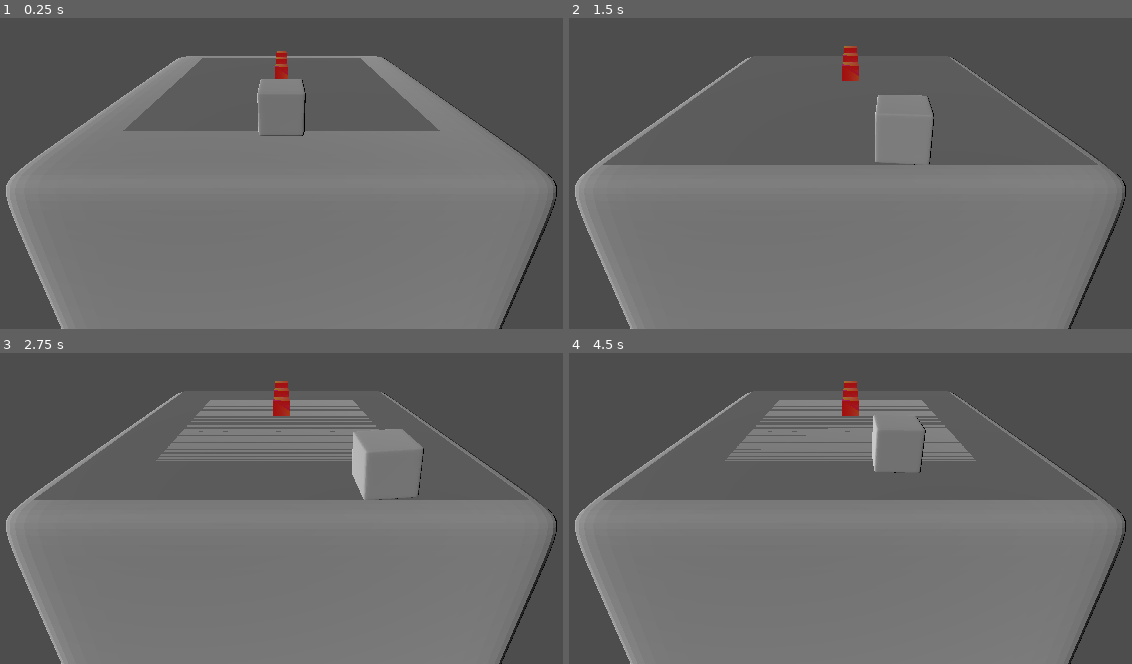
Above: before the commit, frames 1-4 (two rows, left to right).
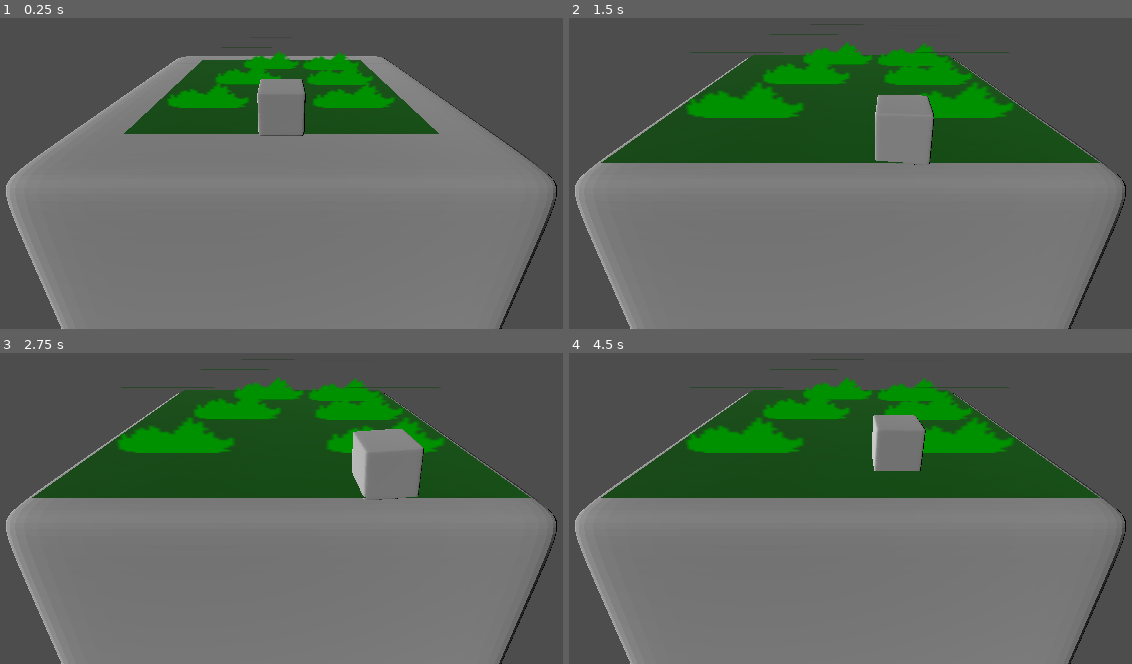
Above: after the commit, the same moments.

Repository: SomeSortOfSam/GMTKGameJam2022
Game: Godot game, scene res://World.tscn
Same seed, same stepped clock (60 frames per second), same inputs: the game is played once before the commit and once after it.
Inputs:
- Up to frame 1 (0.25 s): no input
- Up to frame 2 (1.5 s): hold D (ui_right) 0.53-1.28 s; hold S (ui_down) from 1.28 s (still down)
- Up to frame 3 (2.75 s): tap Enter at 2 s; release S (ui_down) at 2.03 s; hold D (ui_right) from 2.03 s (still down)
- Up to frame 4 (4.5 s): release D (ui_right) at 2.78 s; hold W (ui_up) 2.78-3.53 s; hold A (ui_left) from 3.53 s (still down)

The runs differ from the first frame. In frame 1, 9.1% of the frame differs, in the area x 21-79%, y 9-38%; in frame 2, 20%; in frame 3, 20%; in frame 4, 21%, in the area x 5-95%, y 5-48%.

Commit message:
Setup dice side for inheritance

Diff:
--- a/Cube.gd
+++ b/Cube.gd
@@ -34,7 +34,7 @@
 		connect("rotation_finished",side.on_cube_rotation_finished)
 		add_child(side)
 		side.global_rotation = Vector3.ZERO
-		side.global_position = Vector3.ZERO
+		side.global_position = Vector3.DOWN * .09
 	return side
 
 
--- a/Cube.tscn
+++ b/Cube.tscn
@@ -1,13 +1,11 @@
-[gd_scene load_steps=5 format=3 uid="uid://6fpaqq10x0o7"]
+[gd_scene load_steps=4 format=3 uid="uid://6fpaqq10x0o7"]
 
 [ext_resource type="ArrayMesh" uid="uid://btmx2ae08sul7" path="res://Dice.obj" id="1_wn2xo"]
-[ext_resource type="PackedScene" uid="uid://b6xr5xq466rqm" path="res://Sides/TestSide.tscn" id="2_0psje"]
 [ext_resource type="Script" path="res://Cube.gd" id="2_h6xo3"]
 [ext_resource type="PackedScene" uid="uid://yhk1844cvdup" path="res://Player.tscn" id="2_l63f2"]
 
 [node name="Cube" type="Node3D"]
 script = ExtResource("2_h6xo3")
-sides = [ExtResource("2_0psje")]
 
 [node name="Cube" type="MeshInstance3D" parent="."]
 mesh = ExtResource("1_wn2xo")
@@ -15,32 +13,6 @@
 [node name="Player" parent="." instance=ExtResource("2_l63f2")]
 transform = Transform3D(1, 0, 0, 0, 1, 0, 0, 0, 1, 0, 1.1, 0.8)
 
-[node name="SidePositions" type="Node3D" parent="."]
-
-[node name="Position3D" type="Position3D" parent="SidePositions"]
-transform = Transform3D(1, 0, 0, 0, 1, 0, 0, 0, 1, 0, 1, 0)
-rotation_edit_mode = 1
-
-[node name="Position3D2" type="Position3D" parent="SidePositions"]
-transform = Transform3D(-4.37114e-08, 1, 0, -1, -4.37114e-08, 0, 0, 0, 1, 1, 0, 0)
-rotation_edit_mode = 1
-
-[node name="Position3D3" type="Position3D" parent="SidePositions"]
-transform = Transform3D(-1, 8.74228e-08, 0, -8.74228e-08, -1, 0, 0, 0, 1, 0, -1, 0)
-rotation_edit_mode = 1
-
-[node name="Position3D4" type="Position3D" parent="SidePositions"]
-transform = Transform3D(-4.37114e-08, -1, 0, 1, -4.37114e-08, 0, 0, 0, 1, -1, 0, 0)
-rotation_edit_mode = 1
-
-[node name="Position3D5" type="Position3D" parent="SidePositions"]
-transform = Transform3D(1, 0, 0, 0, -4.37114e-08, -1, 0, 1, -4.37114e-08, 0, 0, 1)
-rotation_edit_mode = 1
-
-[node name="Position3D6" type="Position3D" parent="SidePositions"]
-transform = Transform3D(1, 0, 0, 0, -4.37114e-08, 1, 0, -1, -4.37114e-08, 0, 0, -1)
-rotation_edit_mode = 1
-
 [node name="RotationTimer" type="Timer" parent="."]
 one_shot = true
 
--- a/Sides/TestSide.gd
+++ b/Sides/DiceSide.gd
@@ -1,23 +1,23 @@
 extends Node3D
+class_name DiceSide
 
-@onready var sprite = $Sprite3D
-@onready var death_timer : Timer = $DeathTimer
+var death_timer : Timer
 
 var turns_lived := 0
 var scale_target := Vector3.ONE
+
+func _ready():
+	death_timer = Timer.new()
+	death_timer.wait_time = .2
+	death_timer.connect("timeout",_on_death_timer_timeout)
+	add_child(death_timer)
 
 func _process(delta):
 	scale = scale.lerp(scale_target,delta/death_timer.wait_time)
 
 func prepare_side(number,previous_direction):
-	remove_child(sprite)
 	previous_direction.y *= -1
 	rotate(basis.y,previous_direction.angle() + PI/2)
-	for i in number:
-		var new_sprite = sprite.duplicate()
-		new_sprite.position = Vector3.FORWARD * i/number *.8
-		add_child(new_sprite)
-	sprite.queue_free()
 	scale *= .1
 
 func on_cube_rotation_finished():
--- /dev/null
+++ b/Sides/Grassland/Grassland.gd
@@ -0,0 +1 @@
+extends DiceSide
--- /dev/null
+++ b/Sides/Grassland/Grassland.tscn
@@ -0,0 +1,66 @@
+[gd_scene load_steps=8 format=3 uid="uid://e3t7iglp0ytt"]
+
+[ext_resource type="Script" path="res://Sides/Grassland/Grassland.gd" id="1_vfijv"]
+[ext_resource type="Texture2D" uid="uid://v5f3vkvybjb5" path="res://Sides/Grassland/Grass1.png" id="2_30203"]
+
+[sub_resource type="Gradient" id="Gradient_80a7o"]
+colors = PackedColorArray(0, 1, 0.160784, 1, 0.407843, 1, 0, 1)
+
+[sub_resource type="FastNoiseLite" id="FastNoiseLite_7kh1i"]
+metadata/_preview_in_3d_space_ = true
+
+[sub_resource type="NoiseTexture" id="NoiseTexture_x8h0d"]
+as_normal_map = true
+bump_strength = 0.9
+color_ramp = SubResource("Gradient_80a7o")
+noise = SubResource("FastNoiseLite_7kh1i")
+
+[sub_resource type="StandardMaterial3D" id="StandardMaterial3D_7dl8b"]
+albedo_color = Color(0, 0.847059, 0, 1)
+albedo_texture = SubResource("NoiseTexture_x8h0d")
+
+[sub_resource type="PlaneMesh" id="PlaneMesh_raaqn"]
+material = SubResource("StandardMaterial3D_7dl8b")
+size = Vector2(1.8, 1.8)
+
+[node name="Grassland" type="Node3D"]
+script = ExtResource("1_vfijv")
+
+[node name="MeshInstance3D" type="MeshInstance3D" parent="."]
+mesh = SubResource("PlaneMesh_raaqn")
+
+[node name="Sprite3D" type="Sprite3D" parent="."]
+transform = Transform3D(1.78601, 0, 0.623375, 0, 1, 0, -1.42386, 0, 0.781923, -0.305365, 0.160007, 0)
+modulate = Color(0, 0.572549, 0, 1)
+billboard = 2
+texture = ExtResource("2_30203")
+
+[node name="Sprite3D2" type="Sprite3D" parent="."]
+transform = Transform3D(1.78601, 0, 0.623375, 0, 1, 0, -1.42386, 0, 0.781923, -0.126185, 0.160007, -0.516024)
+modulate = Color(0, 0.572549, 0, 1)
+billboard = 2
+texture = ExtResource("2_30203")
+
+[node name="Sprite3D3" type="Sprite3D" parent="."]
+transform = Transform3D(1.78601, 0, 0.623375, 0, 1, 0, -1.42386, 0, 0.781923, -0.52378, 0.160007, 0.518808)
+modulate = Color(0, 0.572549, 0, 1)
+billboard = 2
+texture = ExtResource("2_30203")
+
+[node name="Sprite3D4" type="Sprite3D" parent="."]
+transform = Transform3D(2.13678, 0, -0.353344, 0, 1, 0, 0.807081, 0, 0.935493, 0.470546, 0.160007, 0.518808)
+modulate = Color(0, 0.572549, 0, 1)
+billboard = 2
+texture = ExtResource("2_30203")
+
+[node name="Sprite3D5" type="Sprite3D" parent="."]
+transform = Transform3D(2.13678, 0, -0.353344, 0, 1, 0, 0.807081, 0, 0.935493, 0.470546, 0.160007, 0.00953978)
+modulate = Color(0, 0.572549, 0, 1)
+billboard = 2
+texture = ExtResource("2_30203")
+
+[node name="Sprite3D6" type="Sprite3D" parent="."]
+transform = Transform3D(2.13678, 0, -0.353344, 0, 1, 0, 0.807081, 0, 0.935493, 0.470546, 0.160007, -0.474003)
+modulate = Color(0, 0.572549, 0, 1)
+billboard = 2
+texture = ExtResource("2_30203")
--- a/Sides/TestSide.tscn
+++ /dev/null
@@ -1,26 +0,0 @@
-[gd_scene load_steps=5 format=3 uid="uid://b6xr5xq466rqm"]
-
-[ext_resource type="Script" path="res://Sides/TestSide.gd" id="1_5um5p"]
-[ext_resource type="Material" uid="uid://dp1unb5xgjfhp" path="res://DiceMaterial.tres" id="2_tork5"]
-
-[sub_resource type="BoxMesh" id="BoxMesh_eqbqk"]
-material = ExtResource("2_tork5")
-size = Vector3(0.1, 0.1, 0.1)
-
-[sub_resource type="PlaneMesh" id="PlaneMesh_jbbir"]
-size = Vector2(1.8, 1.8)
-
-[node name="Side" type="Node3D"]
-script = ExtResource("1_5um5p")
-
-[node name="Sprite3D" type="MeshInstance3D" parent="."]
-mesh = SubResource("BoxMesh_eqbqk")
-
-[node name="MeshInstance3D" type="MeshInstance3D" parent="."]
-transform = Transform3D(1, 0, 0, 0, 1, 0, 0, 0, 1, 0, -0.1, 0)
-mesh = SubResource("PlaneMesh_jbbir")
-
-[node name="DeathTimer" type="Timer" parent="."]
-wait_time = 0.2
-
-[connection signal="timeout" from="DeathTimer" to="." method="_on_death_timer_timeout"]
--- a/World.tscn
+++ b/World.tscn
@@ -1,11 +1,13 @@
-[gd_scene load_steps=2 format=3 uid="uid://c3qvkjwm8lpr8"]
+[gd_scene load_steps=3 format=3 uid="uid://b2wegejhto57i"]
 
 [ext_resource type="PackedScene" uid="uid://6fpaqq10x0o7" path="res://Cube.tscn" id="1_ekfan"]
+[ext_resource type="PackedScene" uid="uid://e3t7iglp0ytt" path="res://Sides/Grassland/Grassland.tscn" id="2_4tivh"]
 
 [node name="Node3D" type="Node3D"]
 
 [node name="Cube" parent="." instance=ExtResource("1_ekfan")]
 transform = Transform3D(1, 0, 0, 0, 1, 0, 0, 0, 1, 0, -1.1, 0)
+sides = [ExtResource("2_4tivh")]
 
 [node name="Camera3D" type="Camera3D" parent="."]
 transform = Transform3D(1, 0, 0, 0, 0.927184, 0.374607, 0, -0.374607, 0.927184, 0, 0.5, 1.8)
--- a/project.godot
+++ b/project.godot
@@ -7,6 +7,16 @@
 ;   param=value ; assign values to parameters
 
 config_version=5
+
+_global_script_classes=[{
+"base": "Node3D",
+"class": &"DiceSide",
+"language": &"GDScript",
+"path": "res://Sides/DiceSide.gd"
+}]
+_global_script_class_icons={
+"DiceSide": ""
+}
 
 [application]
 
Binary file added: Sides/Grassland/Grass1.png
Not shown, added: Sides/Grassland/Grass1.png.import
